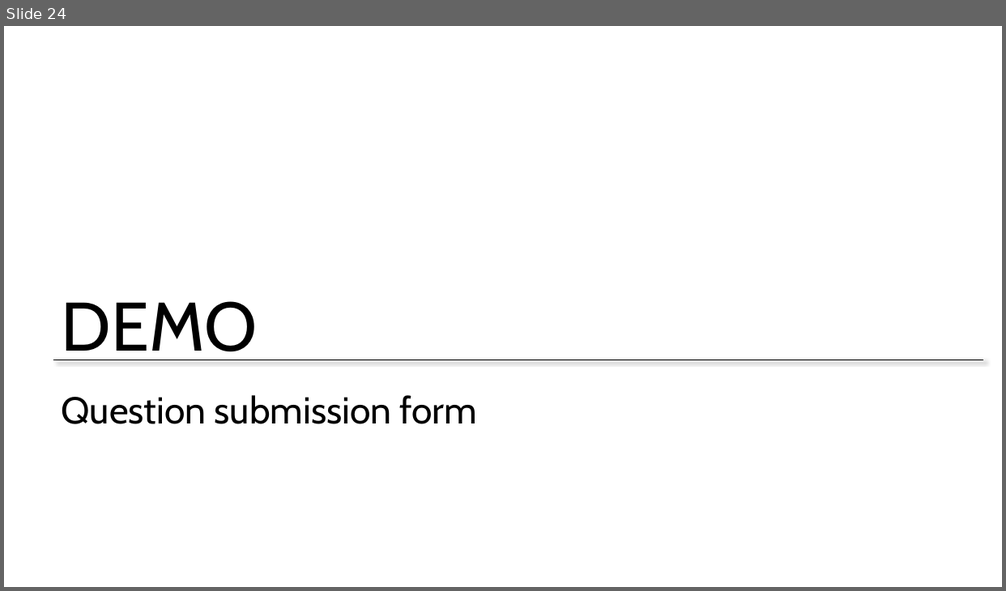
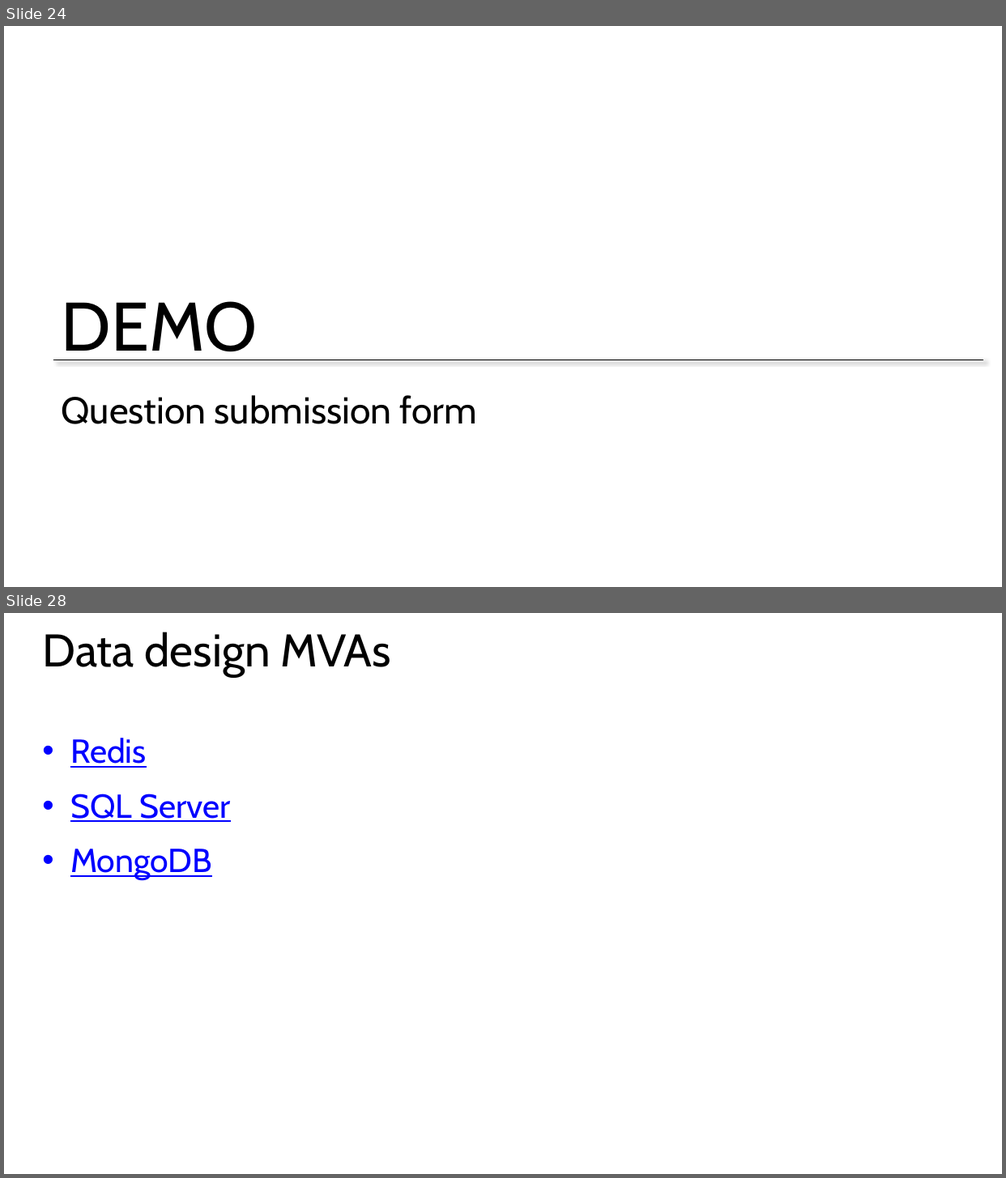
Before and after one commit to mkscala/AdvancedFlask, a slide deck: Slides/Module 6 - Introduction to Bootstrap.pptx. Shown one above the other, each under a label of ours: slide 24 before the commit, slides 24 and 28 after it; the slides between them are not shown. The pictures are 1006x591 and 1006x1178 pixels, drawn with LibreOffice and Linux fonts; fonts in the diff are those of the drawing; background and template pictures are left out. Boxes give left, top, right and bottom in pixels: in the first picture for what was removed or moved away, otherwise in the second. Text is boxed around its words. In the diff, an @@ line names an element or a change of style, - is before the commit and + after.

```diff
--- a/Slides/Module 6 - Introduction to Bootstrap.pptx
+++ b/Slides/Module 6 - Introduction to Bootstrap.pptx
@@ slide 28 added at (x1=4, y1=613, x2=1002, y2=1174), background #FFFFFF @@
@@ title added at (x1=43, y1=632, x2=392, y2=677), 44 pt, text #000000 @@
+Data design MVAs
@@ text added at (x1=70, y1=738, x2=230, y2=880), 32 pt, text #0000FF, underline @@
+• Redis
+• SQL Server
+• MongoDB
```
Also in this commit, not shown: 2 slides changed, 5 other slides added, 1 slide removed, 1 other file.
